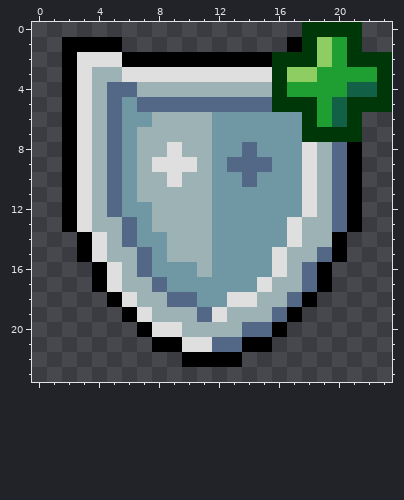
A pixel-art sprite gets an edit: 24_buff.png. Above is the file before it was changed.
The file is 24x24 pixels. Colours within 5 levels of each other are drawn and written as one.
The result:
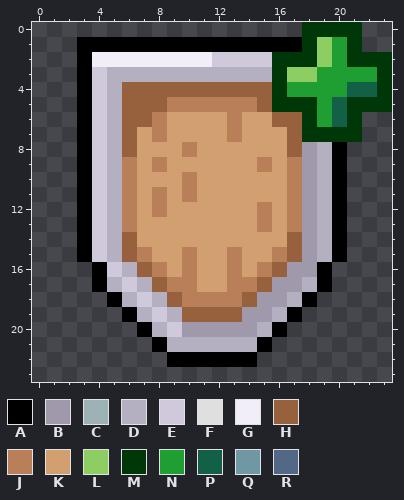
Palette (. is transparent): A #000000  B #9f99ab  C #9db2b4  D #b5afc2  E #cfc9db  F #dfdfdf  G #f1eef7  H #97613d  J #b97f59  K #d29f70  L #8ecd62  M #003708  N #1f9f32  P #126045  Q #7097a4  R #526886
Diff:
@@ x 0..23 @@
  0 ..................MMMM..
- 1 ..AAAA...........AMLNM..
- 2 ..AFFFAAAAAAAAAAMMMLNMMM
- 3 ..AFCCFFFFFFFFFFMLLNNNNM
- 4 ..AFCRRCCCCCCCCCMNNNNPPM
- 5 ..AFCRQRRRRRRRRRMMMNPMMM
- 6 ..AFCRQQCCCCQQQQQQMNPM..
- 7 ..AFCRQCCCCCQQQQQQMMMM..
- 8 ..AFCRQCCFCCQQRQQQFCRA..
- 9 ..AFCRQCFFFCQRRRQQFCRA..
-10 ..AFCRQCCFCCQQRQQQFCRA..
-11 ..AFCRQCCCCCQQQQQQFCRA..
-12 ..AFCRQQCCCCQQQQQQFCRA..
-13 ..AFCCRQCCCCQQQQQFCCRA..
-14 ...AFCRQQCCCQQQQQFCCA...
-15 ...AFCCRQCCCQQQQFCCRA...
-16 ....AFCRQQQCQQQQFCRA....
-17 ....AFCCRQQQQQQFCCRA....
-18 .....AFCCRRQQFFCCRA.....
-19 ......AFCCCRFCCCRA......
-20 .......AFFCCCCRRA.......
-21 ........AAFFRRAA........
-22 ..........AAAA..........
+ 1 ...AAAAAAAAAAAAAAAMLNM..
+ 2 ...AGGGGGGGGEEEEMMMLNMMM
+ 3 ...AEDDDDDDDDDDDMLLNNNNM
+ 4 ...AEDHHHHHHHHHHMNNNNPPM
+ 5 ...AEDHHHJJJJJJHMMMNPMMM
+ 6 ...AEDHHJKKKKJKKHHMNPM..
+ 7 ...AEDHKJKKKKJKKKHMMMM..
+ 8 ...AEDHKKKJKKKKKKHBDA...
+ 9 ...AEDJKJKKKKKKJKJBDA...
+10 ...AEDJKKKJKKKKKKJBDA...
+11 ...AEDJKJKJKKKKKKJBDA...
+12 ...AEDJKJKKKKKKJKJBDA...
+13 ...AEDJKKKKKKKKJKJBDA...
+14 ...AEDHKKKKKKKKKKHBDA...
+15 ...AEDHJKKJKKJKKJHBDA...
+16 ....AEDHJKJKKJKJHBBA....
+17 ....ADEDHJJKKJJHBBDA....
+18 .....ADEDHJJJJHBBDA.....
+19 ......ADEDHHHHBBDA......
+20 .......ADEBBBBBDA.......
+21 ........ADDDDDDA........
+22 .........AAAAAA.........
 23 ........................
Pixel boxes of the changes (left, top, right, bottom) in both pictures:
changed: (62, 37, 362, 367)
